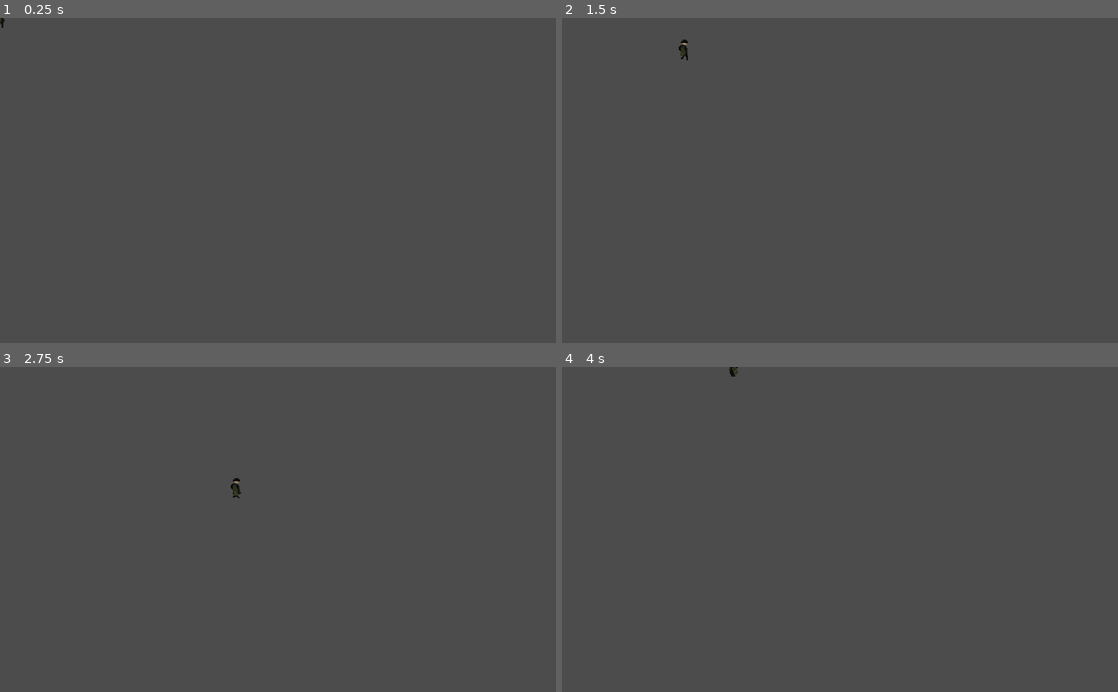
Above: before the commit, frames 1-4 (two rows, left to right).
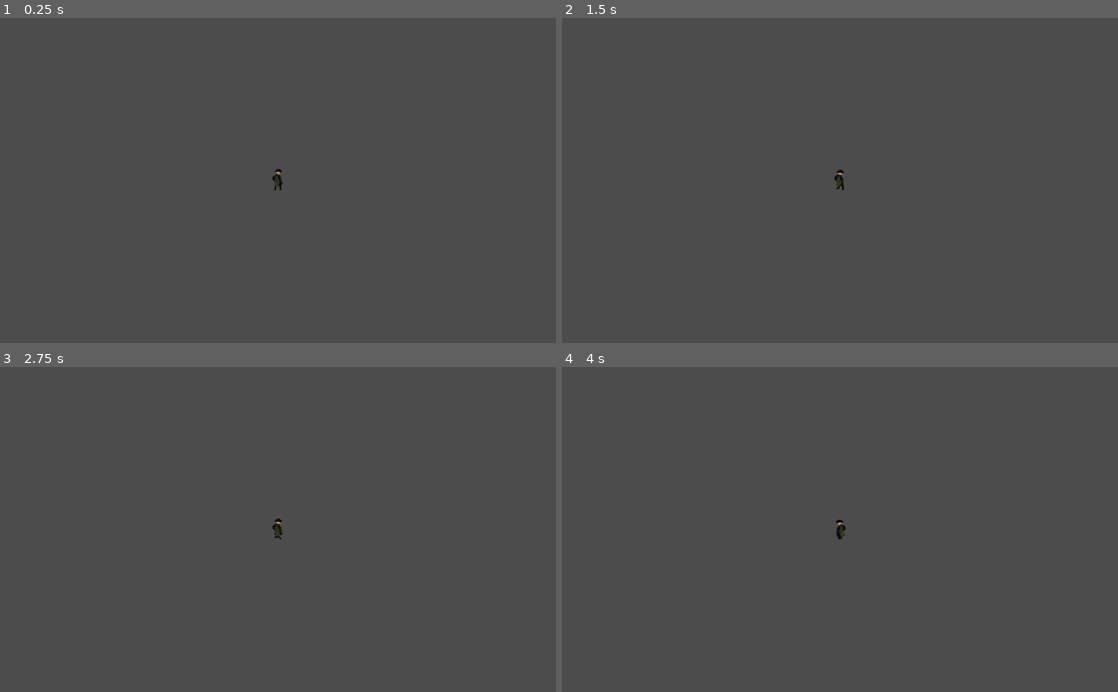
Above: after the commit, the same moments.

Repository: edwardguil/doughnotshoot
Game: Godot game, scene res://Scenes/MainScenes/Level.tscn
The game is run twice, just before and just after one commit, with the same random seed, the same clock (stepped at 60 frames per second) and the same inputs.
Inputs:
- Up to frame 1 (0.25 s): no input
- Up to frame 2 (1.5 s): tap Enter at 0.5 s; hold Right (move_right) 0.53-1.28 s; hold S (move_down) from 1.28 s (still down)
- Up to frame 3 (2.75 s): release S (move_down) at 2.03 s; hold Right (move_right) from 2.03 s (still down)
- Up to frame 4 (4 s): release Right (move_right) at 2.78 s; hold Up (move_up) 2.78-3.53 s; tap Space at 3.5 s; hold A (move_left) from 3.53 s (still down)

The runs differ from the first frame. In frame 1, less than 0.1% of the frame differs, in the area x 0-51%, y 0-53%; in frame 2, 0.1%; in frame 3, 0.1%, in the area x 41-51%, y 34-53%; in frame 4, 0.1%.

Commit message:
Added new node for weapon, and added two basic sprites

Diff:
--- a/client/Scenes/MainScenes/Level.tscn
+++ b/client/Scenes/MainScenes/Level.tscn
@@ -1,6 +1,6 @@
 [gd_scene load_steps=2 format=2]
 
-[ext_resource path="res://Scenes/MainScenes/Player.tscn" type="PackedScene" id=1]
+[ext_resource path="res://Scenes/Support Scenes/Player.tscn" type="PackedScene" id=1]
 
 [node name="Node2D" type="Node2D"]
 
--- a/client/Scenes/MainScenes/Player.tscn
+++ b/client/Scenes/Support Scenes/Player.tscn
@@ -1,7 +1,7 @@
 [gd_scene load_steps=7 format=2]
 
 [ext_resource path="res://Assests/Gunslinger.png" type="Texture" id=1]
-[ext_resource path="res://Scenes/MainScenes/Player.gd" type="Script" id=2]
+[ext_resource path="res://Scenes/Support Scenes/Player.gd" type="Script" id=2]
 
 [sub_resource type="RectangleShape2D" id=1]
 extents = Vector2( 8, 19.25 )
@@ -75,3 +75,4 @@
 anims/walk = SubResource( 2 )
 
 [node name="Camera2D" type="Camera2D" parent="."]
+current = true
--- /dev/null
+++ b/client/Scenes/Support Scenes/Weapon.gd
@@ -0,0 +1,7 @@
+extends Node2D
+
+var weapons = ["Gun1"]
+var current_weapon = 0
+
+func FireWeapon(mouse_position):
+	get_node(weapons[current_weapon]).fire(mouse_position)
--- /dev/null
+++ b/client/Scenes/Support Scenes/Weapon.tscn
@@ -0,0 +1,30 @@
+[gd_scene load_steps=3 format=2]
+
+[ext_resource path="res://Scenes/Support Scenes/Weapon.gd" type="Script" id=1]
+[ext_resource path="res://Assests/Guns.png" type="Texture" id=2]
+
+[node name="Weapon" type="Node2D"]
+script = ExtResource( 1 )
+
+[node name="Gun1" type="Node2D" parent="."]
+
+[node name="Sprite" type="Sprite" parent="Gun1"]
+position = Vector2( 11, -1 )
+texture = ExtResource( 2 )
+hframes = 4
+vframes = 5
+
+[node name="Exit" type="Position2D" parent="Gun1"]
+position = Vector2( 19, 0 )
+
+[node name="Gun2" type="Node2D" parent="."]
+visible = false
+
+[node name="Sprite" type="Sprite" parent="Gun2"]
+position = Vector2( 11, -1 )
+texture = ExtResource( 2 )
+hframes = 4
+vframes = 5
+frame = 8
+
+[node name="Exit" type="Position2D" parent="Gun2"]
--- /dev/null
+++ b/client/Scenes/Support Scenes/Weapons/Gun1.gd
@@ -0,0 +1 @@
+extends Node2D
--- /dev/null
+++ b/client/Scenes/Support Scenes/Weapons/Gun1.tscn
@@ -0,0 +1,10 @@
+[gd_scene load_steps=3 format=2]
+
+[ext_resource path="res://Scenes/Support Scenes/Weapons/Gun1.gd" type="Script" id=1]
+[ext_resource path="res://Assests/Guns.png" type="Texture" id=2]
+
+[node name="Gun1" type="Node2D"]
+script = ExtResource( 1 )
+
+[node name="Sprite" type="Sprite" parent="."]
+texture = ExtResource( 2 )
Binary file added: client/Assests/Guns.png
Not shown, added: client/Assests/Guns.png.import
Renamed: client/Scenes/MainScenes/Player.gd -> client/Scenes/Support Scenes/Player.gd
